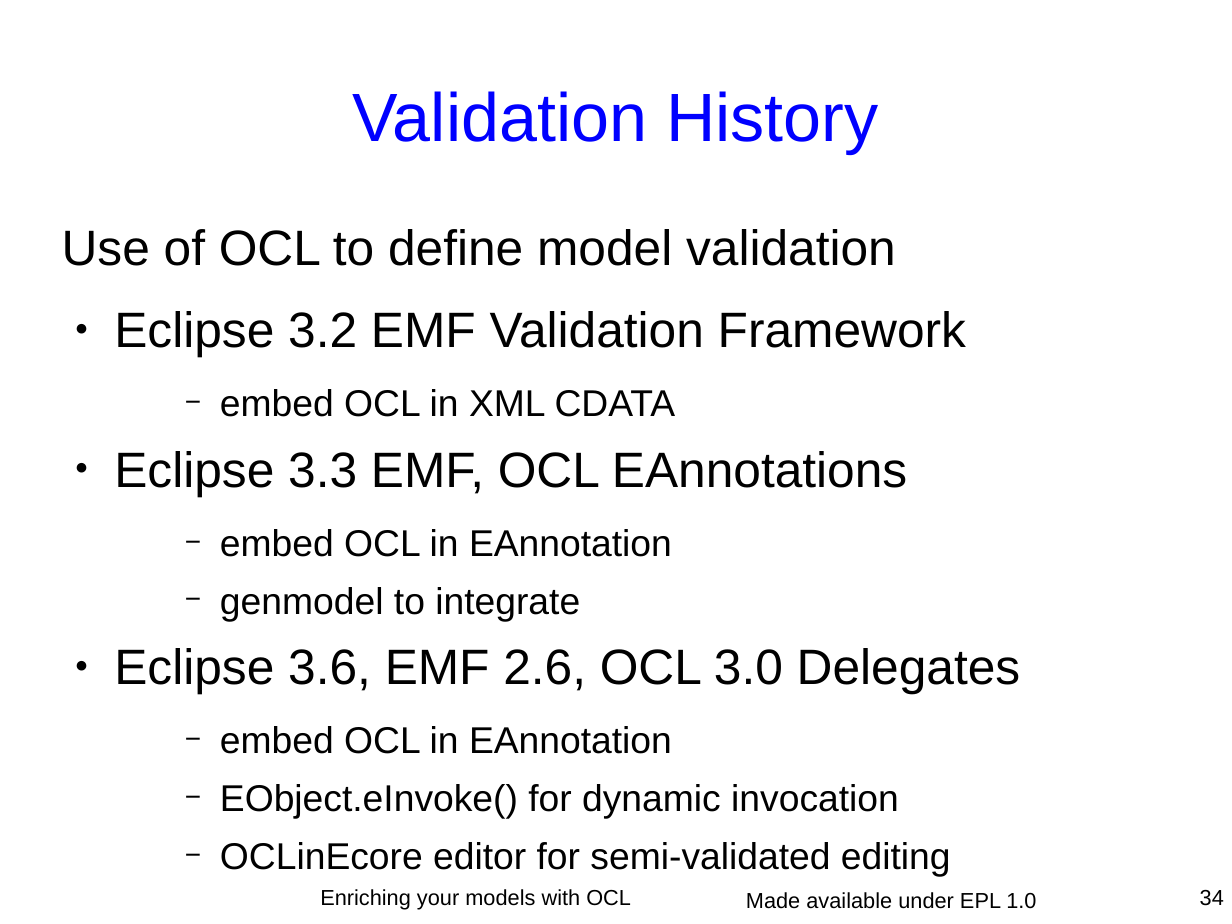
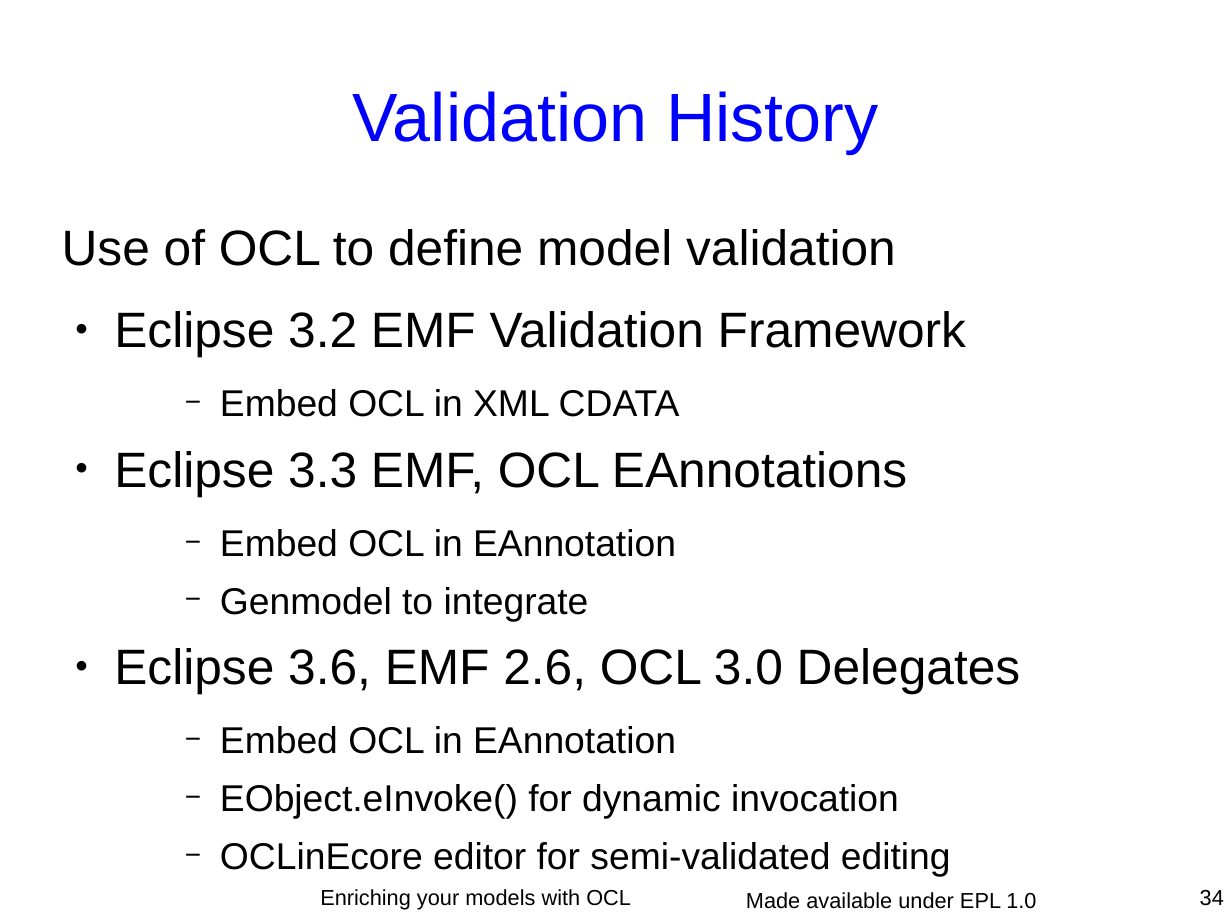
Before and after one commit to eclipse-ocl/ocl-website, a slide deck: slide 34 of ocl/docs/publications/ESE2010LongTalk/EnrichingWithOCL.odp. Drawn at 1232x924 pixels with LibreOffice and Linux fonts; fonts in the diff are those of the drawing. Boxes give left, top, right and bottom in pixels: in the first picture for what was removed or moved away, otherwise in the second. Text is boxed around its words. In the diff, an @@ line names an element or a change of style, - is before the commit and + after.

```diff
--- a/ocl/docs/publications/ESE2010LongTalk/EnrichingWithOCL.odp
+++ b/ocl/docs/publications/ESE2010LongTalk/EnrichingWithOCL.odp
@@ text at [220, 389, 680, 417]: text changed @@
-    − embed OCL in XML CDATA
+    − Embed OCL in XML CDATA
@@ text at [220, 529, 676, 621]: text changed @@
-    − embed OCL in EAnnotation
-    − genmodel to integrate
+    − Embed OCL in EAnnotation
+    − Genmodel to integrate
@@ text at [220, 726, 676, 754]: text changed @@
-    − embed OCL in EAnnotation
+    − Embed OCL in EAnnotation
```
Also in this commit, not shown: 20 other slides changed.
